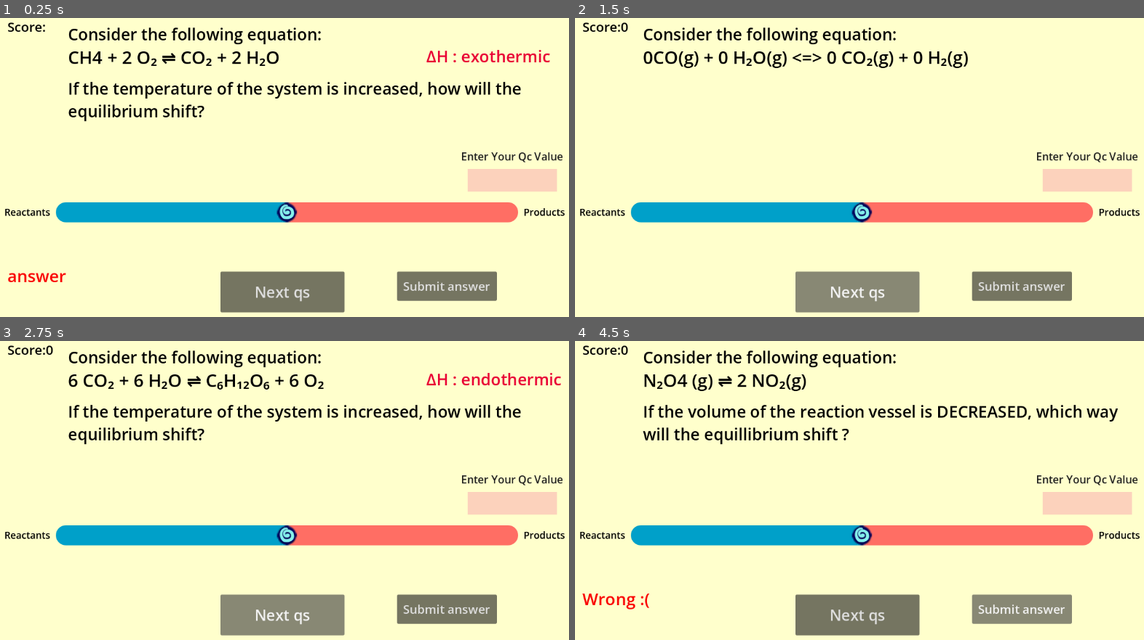
Above: before the commit, frames 1-4 (two rows, left to right).
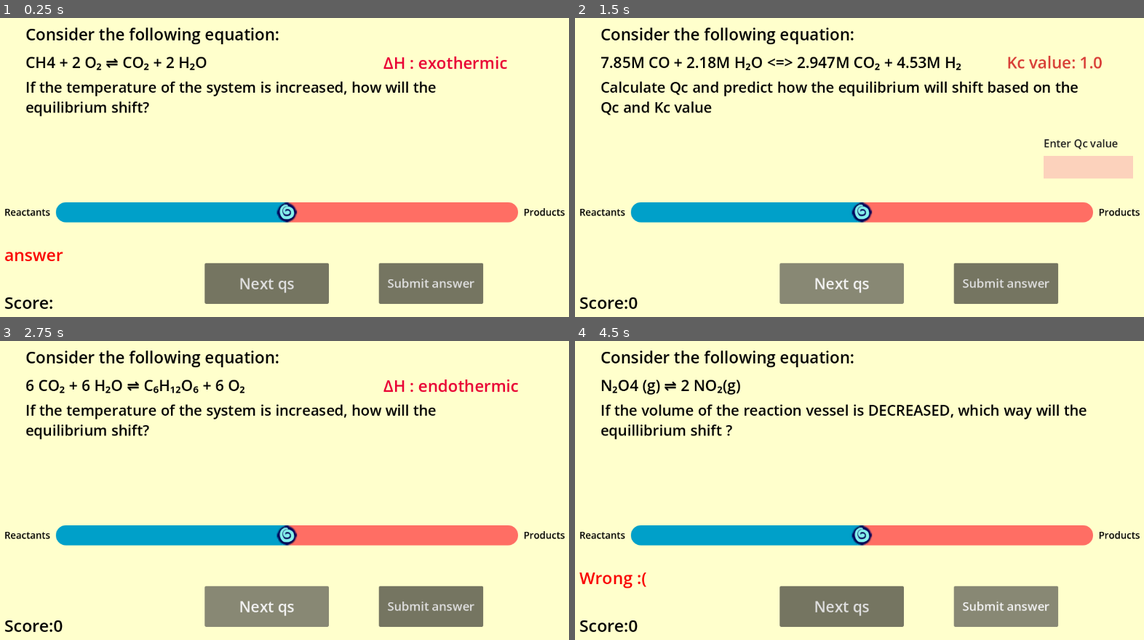
Above: after the commit, the same moments.

Repository: iisalut/Le-Chateliers-Principles-game
Game: Godot game, scene res://quiz.tscn
Two runs of this game, one before a commit and one after it. Both use one fixed random seed, a clock stepped at 60 frames per second and the inputs below. The project has no main scene, so this scene is started directly.
Inputs:
- Up to frame 1 (0.25 s): no input
- Up to frame 2 (1.5 s): click "Submit answer" at 0.5 s; click "Next qs" at 1.25 s
- Up to frame 3 (2.75 s): click "Next qs" at 2 s
- Up to frame 4 (4.5 s): click "Submit answer" at 2.75 s; click "Next qs" at 3.5 s; click "Submit answer" at 4.25 s

The runs differ from the first frame. In frame 1, 12% of the frame differs, in the area x 0-99%, y 1-99%; in frame 2, 11%; in frame 3, 11%; in frame 4, 11%.
Error before the commit: Invalid access to property or key 'conc_num3' on a base object of type 'Node (qs_data.gd)'. (res://game_manager.gd:164)

Commit message:
game is done !

Diff:
--- a/actual-le-chateliers/game_manager.gd
+++ b/actual-le-chateliers/game_manager.gd
@@ -10,6 +10,10 @@
 @onready var score_label: RichTextLabel = $"static stuff/score_label"
 @onready var question_description: RichTextLabel = $question_description
 @onready var line_edit: LineEdit = $LineEdit
+@onready var kc_label: RichTextLabel = $"Kc label"
+@onready var qc_value_description: RichTextLabel = $"static stuff/Qc value description"
+
+
 
 #--- conc dict-------
 var conc_num1=0
@@ -17,15 +21,6 @@
 var conc_num3=0
 var conc_num4=0
 
-var conc_qs_dict={
-		0: {str(conc_num1)+" N₂(g) + "+ str(conc_num2)+ " 3 H₂(g) <=> "+str(conc_num3)+ " 2 NH₃ (g)": 275.0},
-		1:{str(conc_num1)+" CH₃ COOH(aq) + "+str(conc_num2)+" C₂H5OH(aq) <=> "+str(conc_num3)+" CH₃ COOC₂H5(aq) + "+str(conc_num4)+" H₂O(l)": 4.0},
-		2:{str(conc_num1)+" N₂O4(g) <=> "+str(conc_num2)+" 2 NO₂(g)": 0.0046},
-		3:{str(conc_num1)+"H₂(g) + "+str(conc_num2)+" I₂(g) <=> "+str(conc_num3)+" 2 HI(g)":54.0},
-		4:{str(conc_num1)+" 2 SO₂(g) + "+str(conc_num2)+" O₂(g) <=> "+str(conc_num3)+" 2 SO₃(g)":4.3 }, # FIX 3: Added pow(conc_num1, 2) to match 2 SO₂
-		5:{str(conc_num1)+" PCl5(g) <=> "+str(conc_num2)+" PCl3(g) + "+str(conc_num3)+" Cl₂(g)": 0.042},
-		6:{str(conc_num1)+"CO(g) + "+str(conc_num2)+" H₂O(g) <=> "+str(conc_num3)+" CO₂(g) + "+str(conc_num4)+" H₂(g)":1.0}
-	}
 #--------------------------
 
 var score=0 # rn bug if player click submit button will inc :( fix later
@@ -151,7 +146,7 @@
 		0:
 			corr_Qc = (pow(conc_num3, 2) / (conc_num1 * pow(conc_num2, 3)))
 		1:
-			corr_Qc = ((conc_num3 * conc_num4) / (conc_num1 * conc_num2))
+			corr_Qc = (conc_num3 / (conc_num1 * conc_num2))
 		2:
 			corr_Qc = (pow(conc_num2, 2) / conc_num1)
 		3:
@@ -161,14 +156,27 @@
 		5:
 			corr_Qc = ((conc_num3 * conc_num2) / conc_num1)
 		6:
-			corr_Qc = ((QsData.conc_num3 * QsData.conc_num4) / (QsData.conc_num1 * QsData.conc_num2))
-
-func choose_conc_qs():
+			corr_Qc = ((conc_num3 * conc_num4) / (conc_num1 * conc_num2))
+
+func choose_conc_qs():  # the conc dictionary is in here
 	random_select_conc=randi_range(0,6)
 	conc_num1=snapped(randf_range(0.10,10.0),0.001)
 	conc_num2=snapped(randf_range(0.10,10.0),0.001)
 	conc_num3=snapped(randf_range(0.10,10.0),0.001)
 	conc_num4=snapped(randf_range(0.10,10.0),0.001)
+
+
+	var conc_qs_dict={
+		0: {str(conc_num1)+"M N₂ + "+ str(conc_num2)+ "M 3 H₂ <=> "+str(conc_num3)+ "M 2 NH₃": 275.0},
+		1:{str(conc_num1)+"M CO + "+str(conc_num2)+"M Cl₂ <=> "+str(conc_num3)+"M COCl₂": 5.0},
+		2:{str(conc_num1)+"M N₂O4 <=> "+str(conc_num2)+"M 2 NO₂": 0.0046},
+		3:{str(conc_num1)+"M H₂ + "+str(conc_num2)+"M I₂ <=> "+str(conc_num3)+"M HI":54.0},
+		4:{str(conc_num1)+"M 2 SO₂ + "+str(conc_num2)+"M O₂ <=> "+str(conc_num3)+"M 2 SO₃":4.3 }, # FIX 3: Added pow(conc_num1, 2) to match 2 SO₂
+		5:{str(conc_num1)+"M PCl5 <=> "+str(conc_num2)+"M PCl3 + "+str(conc_num3)+"M Cl₂": 0.042},
+		6:{str(conc_num1)+"M CO + "+str(conc_num2)+"M H₂O <=> "+str(conc_num3)+"M CO₂ + "+str(conc_num4)+"M H₂":1.0}
+	}
+
+
 	var inner_dict=conc_qs_dict[random_select_conc]
 	for rxn in inner_dict:
 		curr_qs=rxn
@@ -181,6 +189,7 @@
 
 func check_conc_ans( user_Qc: String,value: float):
 	var float_Qc=snapped(float(user_Qc),0.001)
+	corr_Qc=snapped(corr_Qc,0.001)
 	if(corr_Qc>curr_Kc):
 		print("right now"+str(corr_Qc)+" > "+str(curr_Kc))
 		if((corr_Qc==float_Qc) and (value<0)):
@@ -208,8 +217,11 @@
 func display_conc():
 	choose_conc_qs()
 	validate_qs(curr_qs,qs_type)
+	line_edit.show()
 	question_label.text=curr_qs
-
+	kc_label.text="Kc value: "+str(curr_Kc)
+	question_description.text="Calculate Qc and predict how the equilibrium will shift based on the Qc and Kc value"
+	qc_value_description.text="Enter Qc value"
 #----------------------------------------
 func validate_qs(current_qs, question_type):
 	# takes curr_qs and question_type figures out what type of question.
@@ -279,8 +291,10 @@
 					current_qs=curr_qs
 
 func _ready():
+	line_edit.hide()
 	display_temp()
 	print(" num1: "+str(conc_num1)+" num2: "+str(conc_num2)+" num3: "+str(conc_num3)+" num4: "+str(conc_num4))
+
 func _on_submit_button_pressed() -> void: # displays answer label
 	var slider_value= slider.value
 	if (qs_type== 1):
@@ -292,17 +306,21 @@
 
 func _on_button_pressed() -> void: # loads in new qs type out of 3 total
 
+	line_edit.hide()
 	enthalpy_label.text=""
-	question_description.text=""
+	question_description.text=" "
 	answer_label.text=""
 	line_edit.text=" "
+	kc_label.text=" "
+	qc_value_description.text=" "
 	qs_type= randi_range(1,3)
 
 	print("next qs button pressed")
 	if not can_temp_activate and not can_vol_activate and not can_conc_activate:
 		question_label.text = "Game Over! All questions completed."
 		enthalpy_label.text = ""
-		question_description.text = ""
+		question_description.text = " "
+		qc_value_description.text=" "
 		answer_label.text = ""
 		return
 
--- a/actual-le-chateliers/quiz.tscn
+++ b/actual-le-chateliers/quiz.tscn
@@ -44,31 +44,30 @@
 
 [node name="question_label" type="RichTextLabel" parent="." unique_id=886499720]
 layout_mode = 0
-offset_left = 139.0
-offset_top = 75.0
-offset_right = 837.0
-offset_bottom = 206.0
+offset_left = 55.0
+offset_top = 88.0
+offset_right = 1041.0
+offset_bottom = 163.0
 theme_override_colors/default_color = Color(0, 0, 0, 1)
-theme_override_font_sizes/normal_font_size = 35
+theme_override_font_sizes/normal_font_size = 30
 bbcode_enabled = true
 text = "questions"
 
 [node name="enthalpy_label" type="RichTextLabel" parent="." unique_id=1112398362]
 layout_mode = 0
-offset_left = 849.0
-offset_top = 75.0
-offset_right = 1180.0
-offset_bottom = 139.0
+offset_left = 764.0
+offset_top = 88.0
+offset_right = 1095.0
+offset_bottom = 152.0
 theme_override_colors/default_color = Color(0.9129348, 0, 0.20002878, 1)
 theme_override_font_sizes/normal_font_size = 32
-text = "Enthalpy:"
 
 [node name="Button" type="Button" parent="." unique_id=317094057]
 layout_mode = 0
-offset_left = 441.0
-offset_top = 526.0
-offset_right = 687.0
-offset_bottom = 607.0
+offset_left = 410.0
+offset_top = 509.0
+offset_right = 656.0
+offset_bottom = 590.0
 theme_override_font_sizes/font_size = 30
 text = "Next qs"
 
@@ -98,28 +97,28 @@
 
 [node name="submit_button" type="Button" parent="." unique_id=116318507]
 layout_mode = 0
-offset_left = 791.0
-offset_top = 526.0
-offset_right = 989.0
-offset_bottom = 584.0
+offset_left = 755.0
+offset_top = 509.0
+offset_right = 962.0
+offset_bottom = 590.0
 theme_override_font_sizes/font_size = 24
 text = "Submit answer"
 
 [node name="static stuff" type="Node" parent="." unique_id=1215765184]
 
 [node name="score_label" type="RichTextLabel" parent="static stuff" unique_id=423988060]
-offset_left = 19.0
-offset_top = 21.0
-offset_right = 214.0
-offset_bottom = 61.0
+offset_left = 13.0
+offset_top = 564.0
+offset_right = 410.0
+offset_bottom = 637.0
 theme_override_colors/default_color = Color(0, 0, 0, 1)
-theme_override_font_sizes/normal_font_size = 26
+theme_override_font_sizes/normal_font_size = 33
 text = "Score: "
 
 [node name="qs_title" type="RichTextLabel" parent="static stuff" unique_id=1490217065]
-offset_left = 139.0
+offset_left = 55.0
 offset_top = 31.0
-offset_right = 666.0
+offset_right = 582.0
 offset_bottom = 87.0
 theme_override_colors/default_color = Color(0, 0, 0, 1)
 theme_override_font_sizes/normal_font_size = 32
@@ -143,45 +142,53 @@
 theme_override_font_sizes/normal_font_size = 19
 text = "Reactants"
 
-[node name="Qc value" type="RichTextLabel" parent="static stuff" unique_id=959320380]
-offset_left = 918.0
-offset_top = 282.0
-offset_right = 1142.0
-offset_bottom = 322.0
+[node name="Qc value description" type="RichTextLabel" parent="static stuff" unique_id=959320380]
+offset_left = 933.0
+offset_top = 256.0
+offset_right = 1149.0
+offset_bottom = 296.0
 theme_override_colors/default_color = Color(0.12041845, 0.12041845, 0.12041845, 1)
 theme_override_font_sizes/normal_font_size = 21
-text = "Enter Your Qc Value"
 
 [node name="answer_label" type="RichTextLabel" parent="." unique_id=1630171024]
 layout_mode = 0
-offset_left = 19.0
-offset_top = 511.0
-offset_right = 393.0
-offset_bottom = 607.0
+offset_left = 13.0
+offset_top = 469.0
+offset_right = 387.0
+offset_bottom = 565.0
 theme_override_colors/default_color = Color(0.97859687, 0, 0, 1)
 theme_override_font_sizes/normal_font_size = 33
 text = "answer"
 
 [node name="question_description" type="RichTextLabel" parent="." unique_id=340068500]
 layout_mode = 0
-offset_left = 139.0
+offset_left = 55.0
 offset_top = 139.0
-offset_right = 1113.0
+offset_right = 1029.0
 offset_bottom = 256.0
 theme_override_colors/default_color = Color(0, 0, 0, 1)
-theme_override_font_sizes/normal_font_size = 32
+theme_override_font_sizes/normal_font_size = 29
 text = "question description"
 
 [node name="LineEdit" type="LineEdit" parent="." unique_id=1496249676]
 layout_mode = 0
-offset_left = 931.0
-offset_top = 322.0
-offset_right = 1108.0
-offset_bottom = 367.0
+offset_left = 933.0
+offset_top = 296.0
+offset_right = 1110.0
+offset_bottom = 341.0
 theme_override_colors/font_color = Color(0, 0, 0, 1)
 theme_override_styles/normal = SubResource("StyleBoxFlat_k7kv1")
 
+[node name="Kc label" type="RichTextLabel" parent="." unique_id=493740670]
+layout_mode = 0
+offset_left = 860.0
+offset_top = 87.0
+offset_right = 1126.0
+offset_bottom = 144.0
+theme_override_colors/default_color = Color(0.84846675, 0.23505858, 0.20952809, 1)
+theme_override_font_sizes/normal_font_size = 32
+
 [connection signal="pressed" from="Button" to="." method="_on_button_pressed"]
+[connection signal="value_changed" from="slider stuff/slider" to="." method="_on_slider_value_changed"]
 [connection signal="value_changed" from="slider stuff/slider" to="." method="_on_h_slider_2_value_changed"]
-[connection signal="value_changed" from="slider stuff/slider" to="." method="_on_slider_value_changed"]
 [connection signal="pressed" from="submit_button" to="." method="_on_submit_button_pressed"]
